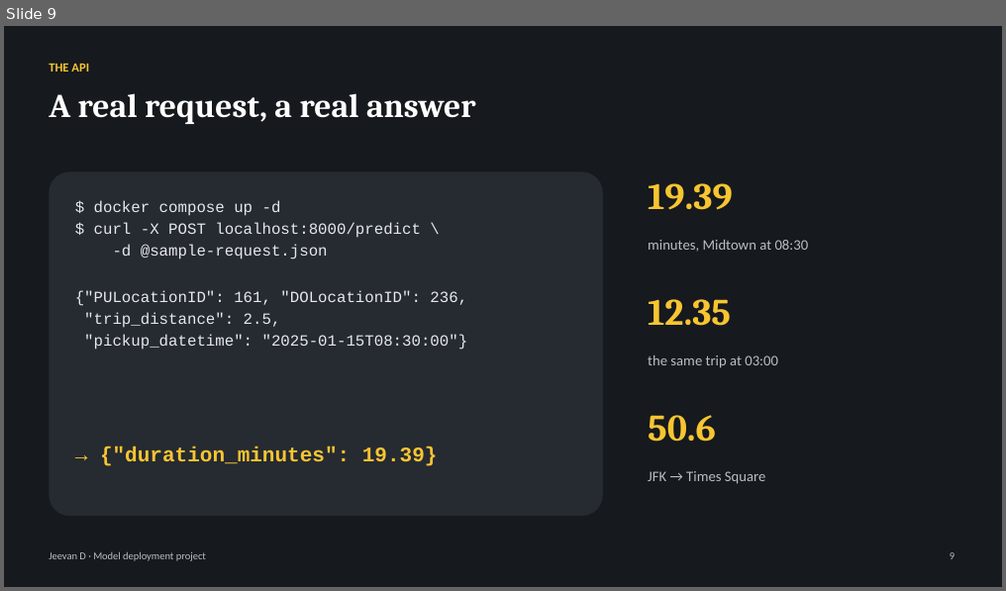
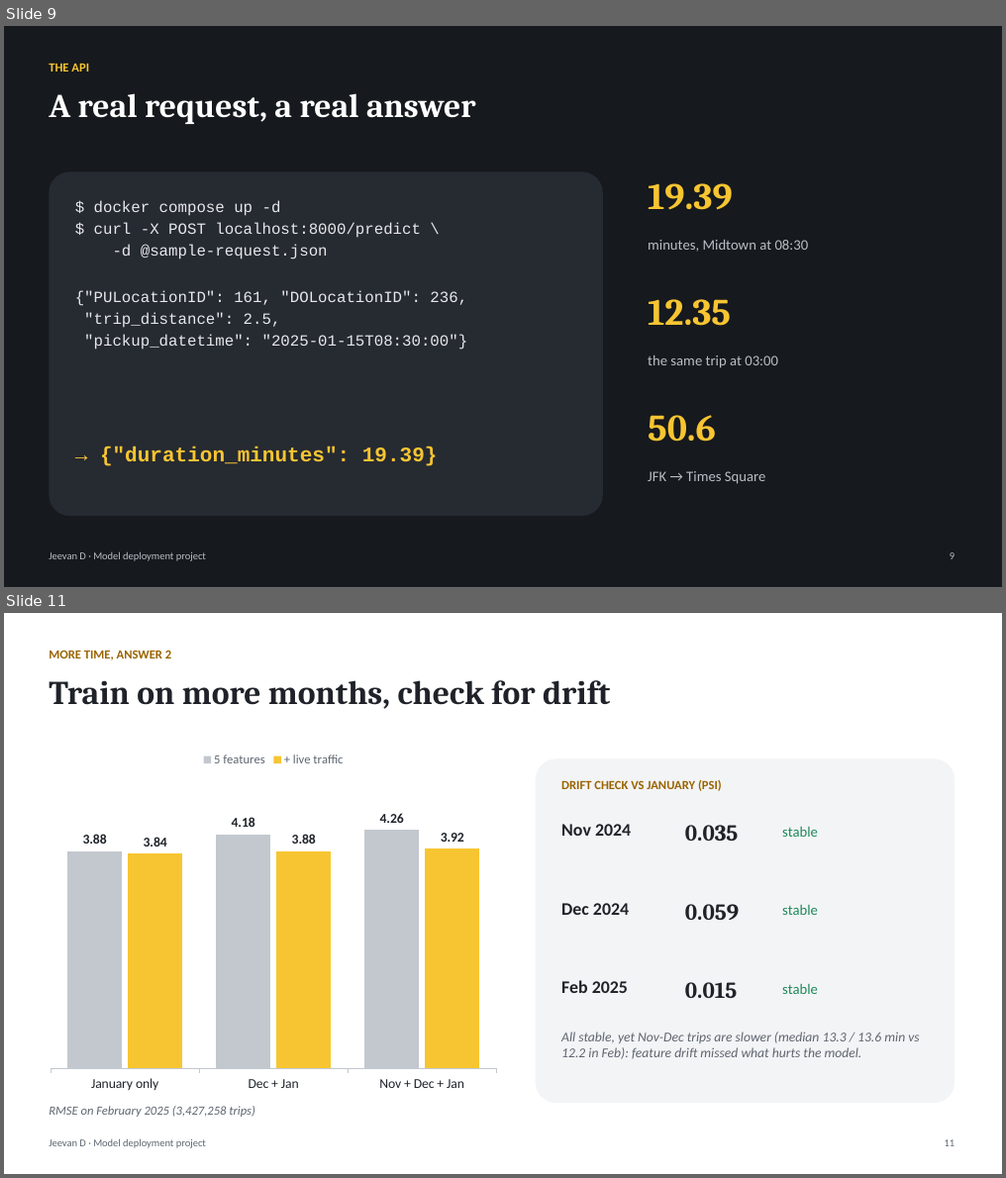
Before and after one commit to jeevan516/model-deployment-project, a slide deck: presentation/model-deployment-project.pptx. Shown one above the other, each under a label of ours: slide 9 before the commit, slides 9 and 11 after it; the slides between them are not shown. The pictures are 1006x591 and 1006x1178 pixels, drawn with LibreOffice and Linux fonts; fonts in the diff are those of the drawing. Boxes give left, top, right and bottom in pixels: in the first picture for what was removed or moved away, otherwise in the second. Text is boxed around its words. In the diff, an @@ line names an element or a change of style, - is before the commit and + after.

Commit message:
Implement the 'more time' answers: time-based validation, multi-month training and drift check, prediction ranges, MLflow registry serving, daily monitoring; deck 17 slides

```diff
--- a/presentation/model-deployment-project.pptx
+++ b/presentation/model-deployment-project.pptx
@@ slide 11 added at bbox=[4, 613, 1002, 1174], background #FFFFFF @@
@@ text added at bbox=[49, 650, 171, 661], 12 pt, text #9A6400, bold @@
+MORE TIME, ANSWER 2
@@ text added at bbox=[49, 680, 610, 709], 32 pt, text #1F2329, bold @@
+Train on more months, check for drift
@@ column chart added at bbox=[42, 744, 506, 1100] @@
+categories: January only, Dec + Jan, Nov + Dec + Jan
+5 features: 3.88, 4.18, 4.26
++ live traffic: 3.83, 3.88, 3.92
@@ rounded rectangle added at bbox=[536, 759, 954, 1103], fill #F3F4F6 @@
@@ text added at bbox=[561, 780, 722, 791], 12 pt, text #9A6400, bold @@
+DRIFT CHECK VS JANUARY (PSI)
@@ text added at bbox=[561, 824, 631, 836], 17 pt, text #1F2329, bold @@
+Nov 2024
@@ text added at bbox=[685, 825, 739, 841], 22 pt, text #1F2329, bold @@
+0.035
@@ text added at bbox=[782, 827, 818, 837], 14 pt, text #1F8A5B @@
+stable
@@ text added at bbox=[561, 903, 629, 915], 17 pt, text #1F2329, bold @@
+Dec 2024
@@ text added at bbox=[685, 904, 739, 920], 22 pt, text #1F2329, bold @@
+0.059
@@ text added at bbox=[782, 905, 818, 915], 14 pt, text #1F8A5B @@
+stable
@@ text added at bbox=[561, 980, 628, 993], 17 pt, text #1F2329, bold @@
+Feb 2025
@@ text added at bbox=[685, 982, 737, 998], 22 pt, text #1F2329, bold @@
+0.015
@@ text added at bbox=[782, 984, 818, 994], 14 pt, text #1F8A5B @@
+stable
@@ text added at bbox=[561, 1032, 919, 1059], 13 pt, text #5F6670, italic @@
+All stable, yet Nov-Dec trips are slower (median 13.3 / 13.6 min vs 12.2 in Feb): feature drift missed what hurts the model.
@@ text added at bbox=[49, 1106, 255, 1117], 12 pt, text #5F6670, italic @@
+RMSE on February 2025 (3,427,258 trips)
@@ text added at bbox=[49, 1139, 206, 1149], 10 pt, text #5F6670 @@
+Jeevan D · Model deployment project
@@ text added at bbox=[944, 1140, 955, 1147], 10 pt, text #5F6670 @@
+11
```
Also in this commit, not shown: 6 slides changed, 3 other slides added, 16 other files.
